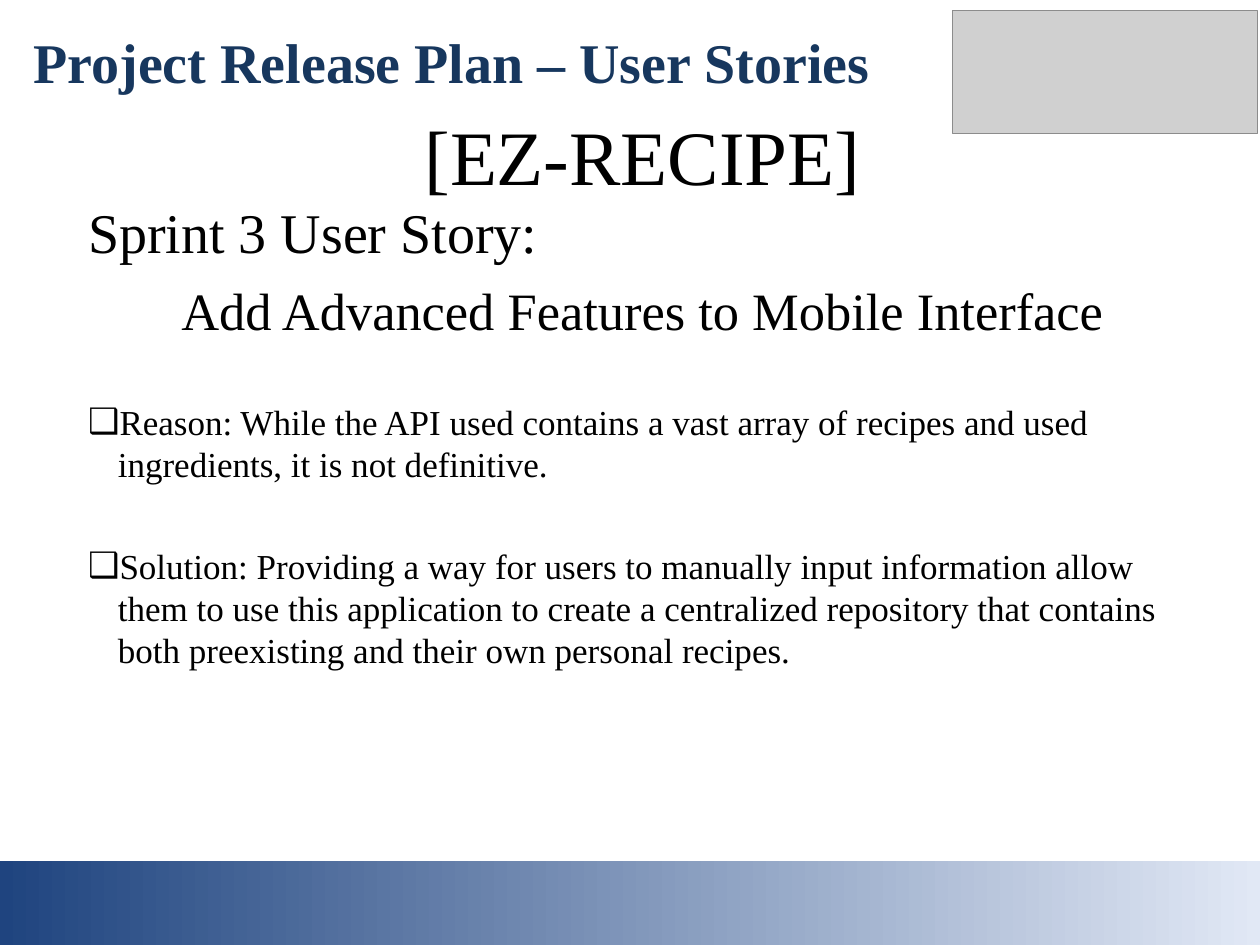
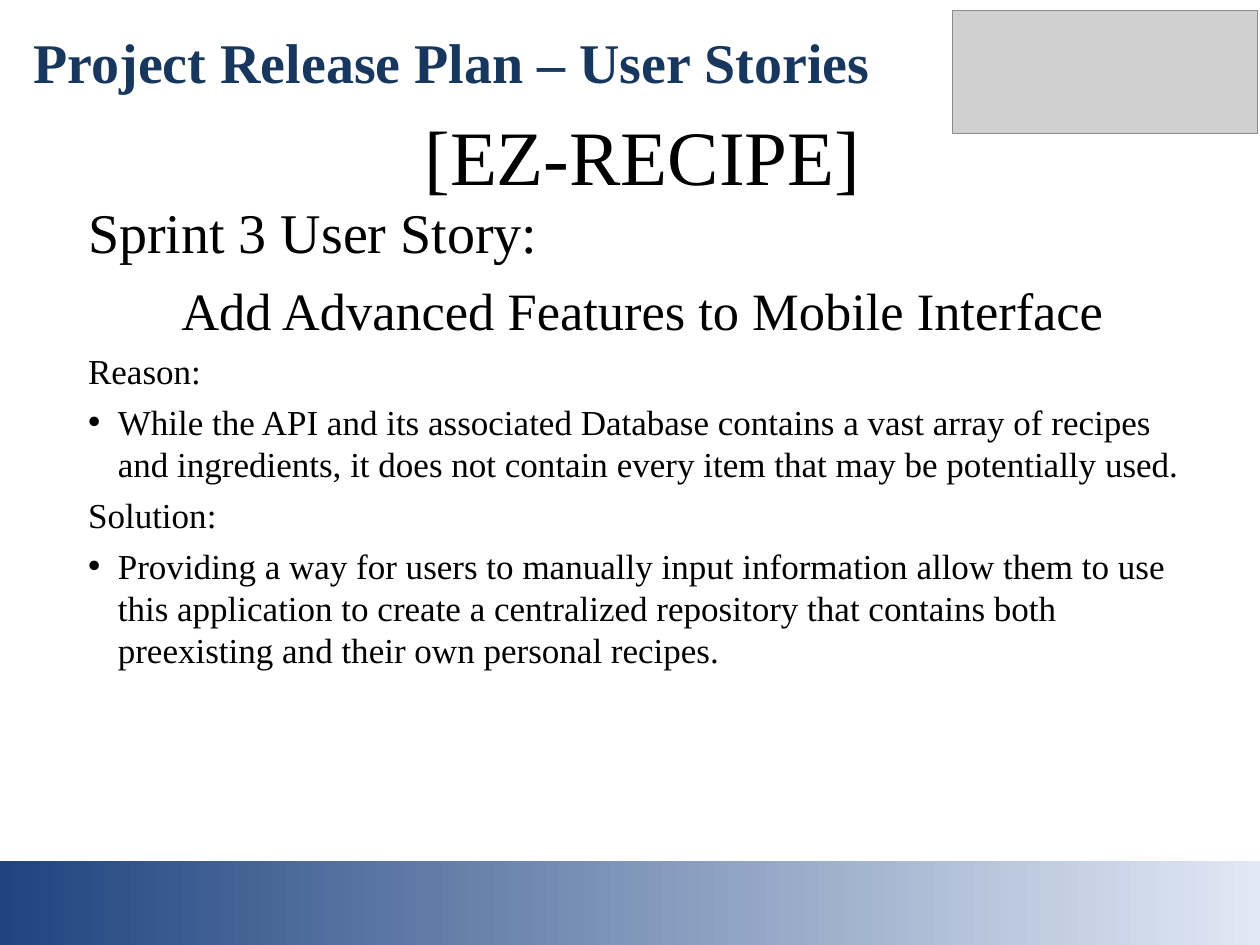
Before and after one commit to ddiannak/ezrecipe, a slide deck: slide 7 of EZ_Recipe.ppt. Drawn at 1260x945 pixels with LibreOffice and Linux fonts; fonts in the diff are those of the drawing; grey boxes stand for pictures. Boxes give left, top, right and bottom in pixels: in the first picture for what was removed or moved away, otherwise in the second. Text is boxed around its words. In the diff, an @@ line names an element or a change of style, - is before the commit and + after.

```diff
--- a/EZ_Recipe.ppt
+++ b/EZ_Recipe.ppt
@@ text at box(88, 361, 1178, 670): text changed @@
-❑ Reason: While the API used contains a vast array of recipes and used ingredients, it is not definitive.
-❑ Solution: Providing a way for users to manually input information allow them to use this application to create a centralized repository that contains both preexisting and their own personal recipes.
+Reason:
+• While the API and its associated Database contains a vast array of recipes and ingredients, it does not contain every item that may be potentially used.
+Solution:
+• Providing a way for users to manually input information allow them to use this application to create a centralized repository that contains both preexisting and their own personal recipes.
```
Also in this commit, not shown: 6 other slides changed.
